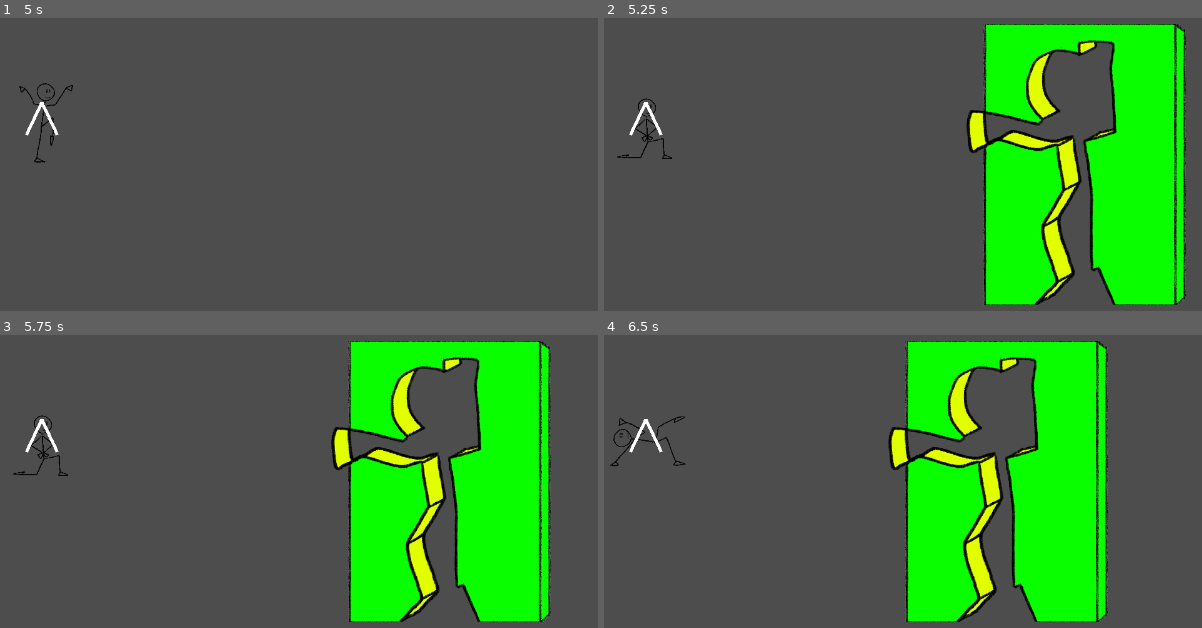
Above: before the commit, frames 1-4 (two rows, left to right).
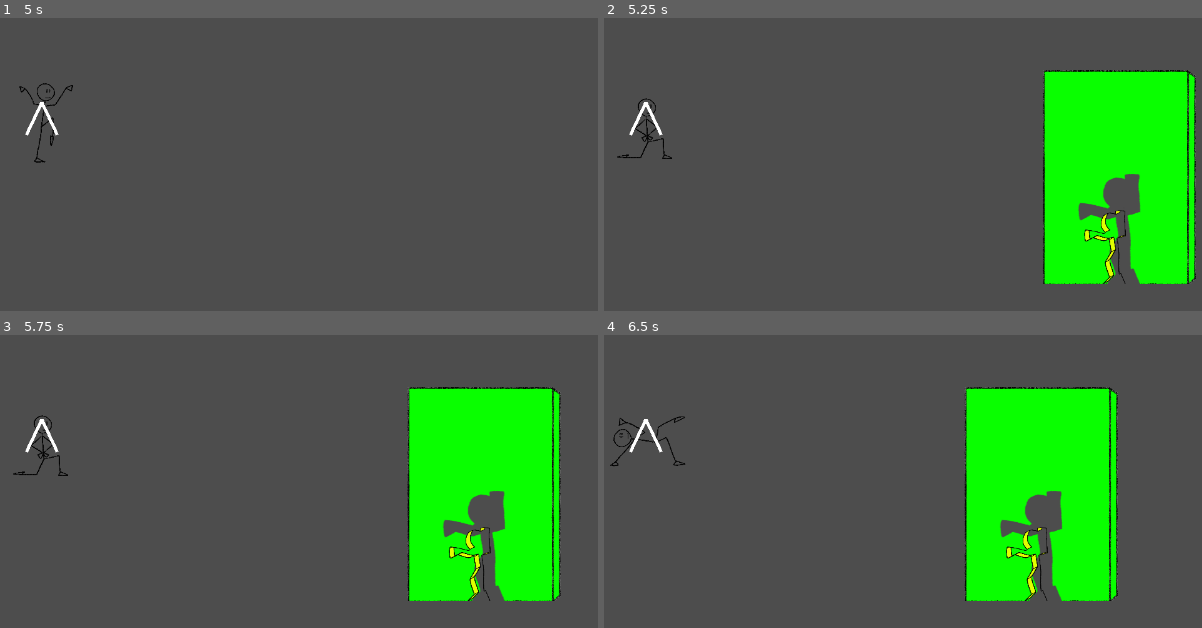
Above: after the commit, the same moments.

Repository: onegm/Scale-Game-Show
Game: Godot game, scene res://levels/Level1.tscn
Same seed, same stepped clock (60 frames per second), same inputs: the game is played once before the commit and once after it.
Inputs:
- Up to frame 1 (5 s): tap Enter at 0.5, 2, 3.5 s; hold Right (pose_right) 0.53-1.28 s; tap A (look_left) at 0.6, 2.1, 3.6 s; tap Space at 1.25, 2.75, 4.25 s; hold Down (pose_down) 1.28-2.03 s; tap D (look_right) at 1.35, 2.85, 4.35 s; hold Right (pose_right) 2.03-2.78 s; hold Up (pose_up) 2.78-3.53 s; hold Left (pose_left) from 3.53 s (still down)
- Up to frame 2 (5.25 s): release Left (pose_left) at 5.03 s; hold Down (pose_down) from 5.03 s (still down); tap A (look_left) at 5.1 s
- Up to frame 3 (5.75 s): keep holding Down (pose_down)
- Up to frame 4 (6.5 s): release Down (pose_down) at 5.78 s; hold Right (pose_right) from 5.78 s (still down); tap D (look_right) at 5.85 s

Frame 1 is identical in both runs. In frame 2, 23% of the frame differs, in the area x 60-99%, y 2-98%; in frame 3, 23%; in frame 4, 23%.

Commit message:
Wall spawner with different scales.

Diff:
--- a/levels/Level1.tscn
+++ b/levels/Level1.tscn
@@ -9,4 +9,4 @@
 position = Vector2(355, 279)
 
 [node name="WallSpawner" parent="." instance=ExtResource("2_iwfjl")]
-position = Vector2(1078, 284)
+position = Vector2(1134, 475)
--- a/walls/WallPosture.tscn
+++ b/walls/WallPosture.tscn
@@ -5,11 +5,11 @@
 [ext_resource type="Texture2D" uid="uid://bldld0uo8ocjq" path="res://walls/wall.png" id="3_axnak"]
 
 [node name="WallPosture" type="Node2D"]
+scale = Vector2(0.5, 0.5)
 script = ExtResource("1_yoqds")
 
 [node name="Posture" parent="." instance=ExtResource("2_bdc4o")]
-scale = Vector2(0.6, 0.6)
 
 [node name="Wall" type="Sprite2D" parent="Posture"]
-scale = Vector2(1.1, 1.1)
 texture = ExtResource("3_axnak")
+offset = Vector2(0, -340)
--- a/walls/postures/Posture.tscn
+++ b/walls/postures/Posture.tscn
@@ -1,50 +1,58 @@
-[gd_scene load_steps=24 format=3 uid="uid://d1fvq2460vh11"]
-
-[ext_resource type="Texture2D" uid="uid://ccfngsbvj87kh" path="res://walls/postures/postures.png" id="1_0xsb4"]
+[gd_scene load_steps=32 format=3 uid="uid://d1fvq2460vh11"]
+
+[ext_resource type="Texture2D" uid="uid://bw8ajx4a87xqt" path="res://walls/postures/Wall Holes/Idle - White.png" id="1_kr8ek"]
+[ext_resource type="Texture2D" uid="uid://bxl8hd5r4ghjg" path="res://walls/postures/Wall Holes/Pose 1 - Right White.png" id="2_83wkl"]
 [ext_resource type="Script" path="res://walls/postures/posture.gd" id="2_hqkx4"]
+[ext_resource type="Texture2D" uid="uid://d0gd3fuo8dtev" path="res://walls/postures/Wall Holes/Pose 1 - Left White.png" id="3_haxd5"]
 [ext_resource type="Texture2D" uid="uid://cdkfpce136suy" path="res://walls/postures/outlines.png" id="3_sjgld"]
-
-[sub_resource type="AtlasTexture" id="AtlasTexture_8pvq3"]
-atlas = ExtResource("1_0xsb4")
-region = Rect2(750, 0, 750, 750)
-
-[sub_resource type="AtlasTexture" id="AtlasTexture_0fhup"]
-atlas = ExtResource("1_0xsb4")
-region = Rect2(1500, 0, 750, 750)
-
-[sub_resource type="AtlasTexture" id="AtlasTexture_jarxe"]
-atlas = ExtResource("1_0xsb4")
-region = Rect2(1500, 750, 750, 750)
-
-[sub_resource type="AtlasTexture" id="AtlasTexture_mbhxv"]
-atlas = ExtResource("1_0xsb4")
-region = Rect2(2250, 0, 750, 750)
-
-[sub_resource type="AtlasTexture" id="AtlasTexture_m0chi"]
-atlas = ExtResource("1_0xsb4")
-region = Rect2(2250, 750, 750, 750)
-
-[sub_resource type="AtlasTexture" id="AtlasTexture_8nc3g"]
-atlas = ExtResource("1_0xsb4")
-region = Rect2(0, 750, 750, 750)
-
-[sub_resource type="AtlasTexture" id="AtlasTexture_abx1o"]
-atlas = ExtResource("1_0xsb4")
-region = Rect2(0, 1500, 750, 750)
-
-[sub_resource type="AtlasTexture" id="AtlasTexture_akrky"]
-atlas = ExtResource("1_0xsb4")
-region = Rect2(750, 750, 750, 750)
-
-[sub_resource type="AtlasTexture" id="AtlasTexture_um37a"]
-atlas = ExtResource("1_0xsb4")
-region = Rect2(750, 1500, 750, 750)
+[ext_resource type="Texture2D" uid="uid://bi5ryr80lfuhx" path="res://walls/postures/Wall Holes/Pose 2 - Right White.png" id="4_p6v4h"]
+[ext_resource type="Texture2D" uid="uid://oji6kf0fc6q4" path="res://walls/postures/Wall Holes/Pose 2 - Left White.png" id="5_jopgx"]
+[ext_resource type="Texture2D" uid="uid://bdr734u22gmn0" path="res://walls/postures/Wall Holes/Pose 3 - Right White.png" id="6_us3se"]
+[ext_resource type="Texture2D" uid="uid://cw2mpwny5akrn" path="res://walls/postures/Wall Holes/Pose 3 - Left White.png" id="7_4bhwb"]
+[ext_resource type="Texture2D" uid="uid://bh3kdb4meqo4g" path="res://walls/postures/Wall Holes/Pose 4 - Right White.png" id="8_7eyi1"]
+[ext_resource type="Texture2D" uid="uid://b6jsgdyqx3qmr" path="res://walls/postures/Wall Holes/Pose 4 - Left White.png" id="9_g35uw"]
+
+[sub_resource type="AtlasTexture" id="AtlasTexture_6bv54"]
+atlas = ExtResource("1_kr8ek")
+region = Rect2(0, 0, 750, 750)
+
+[sub_resource type="AtlasTexture" id="AtlasTexture_3gfko"]
+atlas = ExtResource("2_83wkl")
+region = Rect2(0, 0, 750, 750)
+
+[sub_resource type="AtlasTexture" id="AtlasTexture_3hys8"]
+atlas = ExtResource("3_haxd5")
+region = Rect2(0, 0, 750, 750)
+
+[sub_resource type="AtlasTexture" id="AtlasTexture_2st8v"]
+atlas = ExtResource("4_p6v4h")
+region = Rect2(0, 0, 750, 750)
+
+[sub_resource type="AtlasTexture" id="AtlasTexture_1iris"]
+atlas = ExtResource("5_jopgx")
+region = Rect2(0, 0, 750, 750)
+
+[sub_resource type="AtlasTexture" id="AtlasTexture_5q7y3"]
+atlas = ExtResource("6_us3se")
+region = Rect2(0, 0, 750, 750)
+
+[sub_resource type="AtlasTexture" id="AtlasTexture_fpkfk"]
+atlas = ExtResource("7_4bhwb")
+region = Rect2(0, 0, 750, 750)
+
+[sub_resource type="AtlasTexture" id="AtlasTexture_q0qkb"]
+atlas = ExtResource("8_7eyi1")
+region = Rect2(0, 0, 750, 750)
+
+[sub_resource type="AtlasTexture" id="AtlasTexture_kvkdo"]
+atlas = ExtResource("9_g35uw")
+region = Rect2(0, 0, 750, 750)
 
 [sub_resource type="SpriteFrames" id="SpriteFrames_mrt07"]
 animations = [{
 "frames": [{
 "duration": 1.0,
-"texture": SubResource("AtlasTexture_8pvq3")
+"texture": SubResource("AtlasTexture_6bv54")
 }],
 "loop": false,
 "name": &"0",
@@ -52,7 +60,7 @@
 }, {
 "frames": [{
 "duration": 1.0,
-"texture": SubResource("AtlasTexture_0fhup")
+"texture": SubResource("AtlasTexture_3gfko")
 }],
 "loop": false,
 "name": &"1",
@@ -60,7 +68,7 @@
 }, {
 "frames": [{
 "duration": 1.0,
-"texture": SubResource("AtlasTexture_jarxe")
+"texture": SubResource("AtlasTexture_3hys8")
 }],
 "loop": false,
 "name": &"2",
@@ -68,7 +76,7 @@
 }, {
 "frames": [{
 "duration": 1.0,
-"texture": SubResource("AtlasTexture_mbhxv")
+"texture": SubResource("AtlasTexture_2st8v")
 }],
 "loop": false,
 "name": &"3",
@@ -76,7 +84,7 @@
 }, {
 "frames": [{
 "duration": 1.0,
-"texture": SubResource("AtlasTexture_m0chi")
+"texture": SubResource("AtlasTexture_1iris")
 }],
 "loop": false,
 "name": &"4",
@@ -84,7 +92,7 @@
 }, {
 "frames": [{
 "duration": 1.0,
-"texture": SubResource("AtlasTexture_8nc3g")
+"texture": SubResource("AtlasTexture_5q7y3")
 }],
 "loop": false,
 "name": &"5",
@@ -92,7 +100,7 @@
 }, {
 "frames": [{
 "duration": 1.0,
-"texture": SubResource("AtlasTexture_abx1o")
+"texture": SubResource("AtlasTexture_fpkfk")
 }],
 "loop": false,
 "name": &"6",
@@ -100,7 +108,7 @@
 }, {
 "frames": [{
 "duration": 1.0,
-"texture": SubResource("AtlasTexture_akrky")
+"texture": SubResource("AtlasTexture_q0qkb")
 }],
 "loop": false,
 "name": &"7",
@@ -108,7 +116,7 @@
 }, {
 "frames": [{
 "duration": 1.0,
-"texture": SubResource("AtlasTexture_um37a")
+"texture": SubResource("AtlasTexture_kvkdo")
 }],
 "loop": false,
 "name": &"8",
@@ -230,9 +238,12 @@
 clip_children = 1
 sprite_frames = SubResource("SpriteFrames_mrt07")
 animation = &"0"
+offset = Vector2(0, -375)
 script = ExtResource("2_hqkx4")
 
 [node name="Outlines" type="AnimatedSprite2D" parent="."]
 top_level = true
+scale = Vector2(0.25, 0.25)
 sprite_frames = SubResource("SpriteFrames_xggf3")
 animation = &"0"
+offset = Vector2(-15, -375)
--- a/walls/postures/posture.gd
+++ b/walls/postures/posture.gd
@@ -1,11 +1,17 @@
 extends AnimatedSprite2D
 
+var SCALE_FACTOR = Vector2.ONE
 
 func _ready():
 	var remote_transform = RemoteTransform2D.new()
+	remote_transform.update_scale = false
 	remote_transform.remote_path = $Outlines.get_path()
 	add_child(remote_transform)
 
 func set_posture(index : int):
 	play(str(index))
 	$Outlines.play(str(index))
+
+func set_posture_scale(new_scale : int):
+	scale = new_scale*SCALE_FACTOR
+	$Outlines.scale *= new_scale/3.0*SCALE_FACTOR
--- a/walls/wall_posture.gd
+++ b/walls/wall_posture.gd
@@ -11,3 +11,7 @@
 
 func set_posture(posture_num : int):
 	posture.set_posture(posture_num)
+
+func set_wall_and_posture_scale(new_scale : int):
+	posture.set_posture_scale(new_scale)
+	$Posture/Wall.scale /= new_scale
--- a/walls/wall_spawner.gd
+++ b/walls/wall_spawner.gd
@@ -11,3 +11,4 @@
 	var new_wall = wall_posture_scene.instantiate()
 	add_child(new_wall)
 	new_wall.set_posture(rand.randi_range(0, 8))
+	new_wall.set_wall_and_posture_scale(rand.randi_range(1, 3))
Renamed: walls/Wall Holes/Idle - White.png -> walls/postures/Wall Holes/Idle - White.png
Not shown, added: walls/postures/Wall Holes/Idle - White.png.import
Renamed: walls/Wall Holes/Pose 1 - Left White.png -> walls/postures/Wall Holes/Pose 1 - Left White.png
Not shown, added: walls/postures/Wall Holes/Pose 1 - Left White.png.import
Renamed: walls/Wall Holes/Pose 1 - Right White.png -> walls/postures/Wall Holes/Pose 1 - Right White.png
Not shown, added: walls/postures/Wall Holes/Pose 1 - Right White.png.import
Renamed: walls/Wall Holes/Pose 2 - Left White.png -> walls/postures/Wall Holes/Pose 2 - Left White.png
Not shown, added: walls/postures/Wall Holes/Pose 2 - Left White.png.import
Renamed: walls/Wall Holes/Pose 2 - Right White.png -> walls/postures/Wall Holes/Pose 2 - Right White.png
Not shown, added: walls/postures/Wall Holes/Pose 2 - Right White.png.import
Renamed: walls/Wall Holes/Pose 3 - Left White.png -> walls/postures/Wall Holes/Pose 3 - Left White.png
Not shown, added: walls/postures/Wall Holes/Pose 3 - Left White.png.import
(and 7 more such lines)
